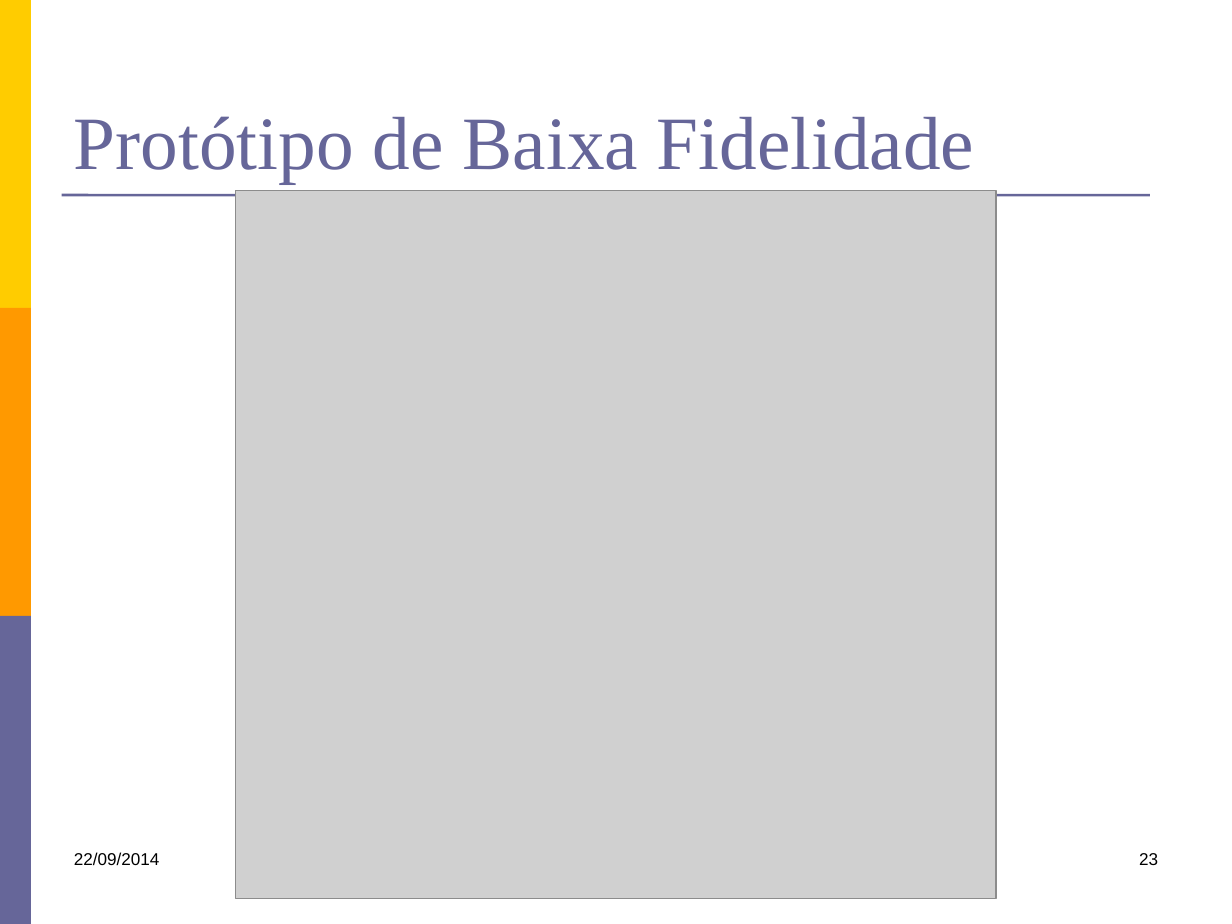
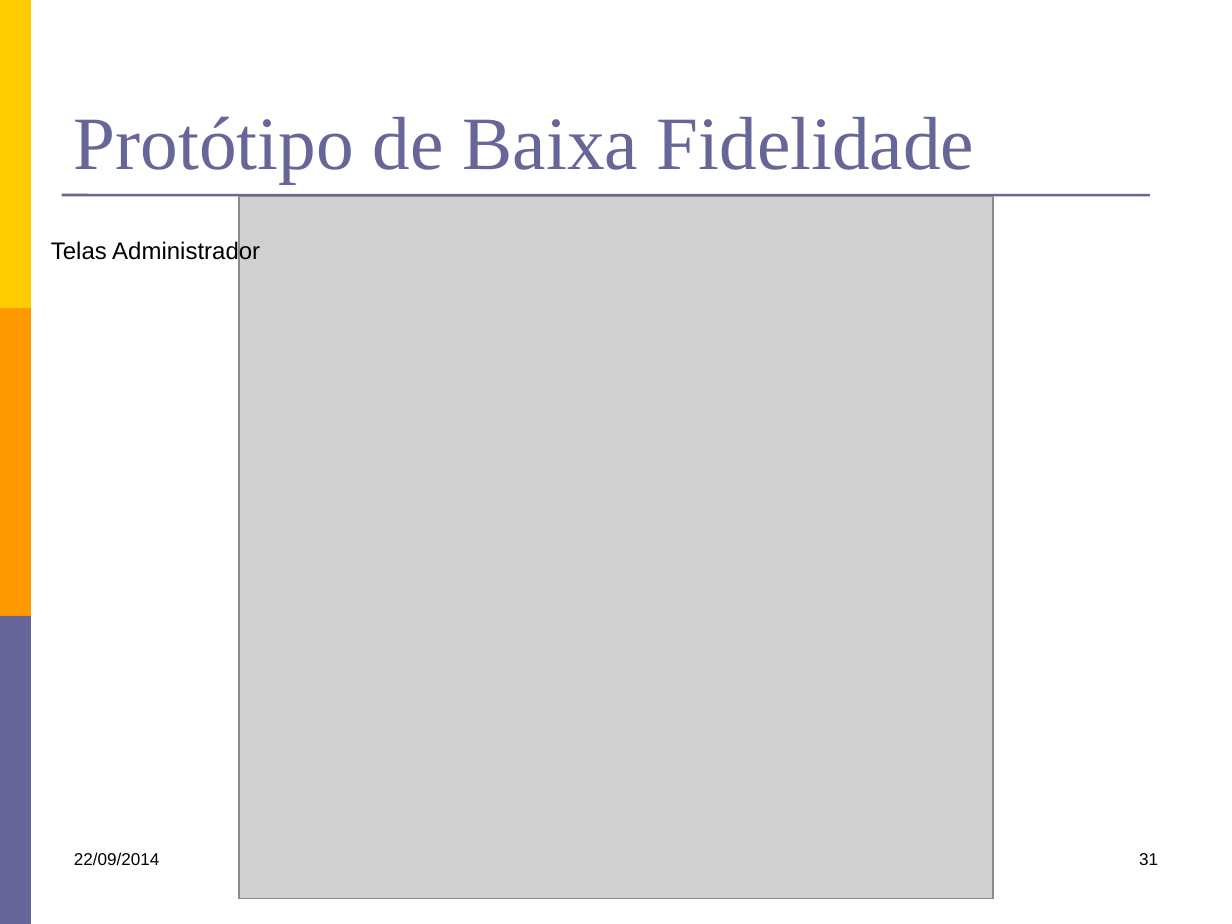
Before and after one commit to kokmz/TCCHUE, a slide deck: slide 31 of documentacao/G4_Apresentacao2sem2014.pptx (slide 23 before the commit). Drawn at 1232x924 pixels with LibreOffice and Linux fonts; fonts in the diff are those of the drawing; grey boxes stand for pictures. Boxes give left, top, right and bottom in pixels: in the first picture for what was removed or moved away, otherwise in the second. Text is boxed around its words. In the diff, an @@ line names an element or a change of style, - is before the commit and + after.

Commit message:
Atualização da parte dos protipos de baixa fidelidade.

```diff
--- a/documentacao/G4_Apresentacao2sem2014.pptx
+++ b/documentacao/G4_Apresentacao2sem2014.pptx
@@ picture: place and size @@
-picture at (235, 191, 995, 899)
+picture at (239, 196, 993, 898)
@@ text added at (51, 239, 260, 264), 14 pt, text #000000 @@
+Telas Administrador
@@ page number at (1139, 853, 1158, 865): text changed @@
-23
+31
```
Also in this commit, not shown: 16 other slides changed, 11 slides added.
